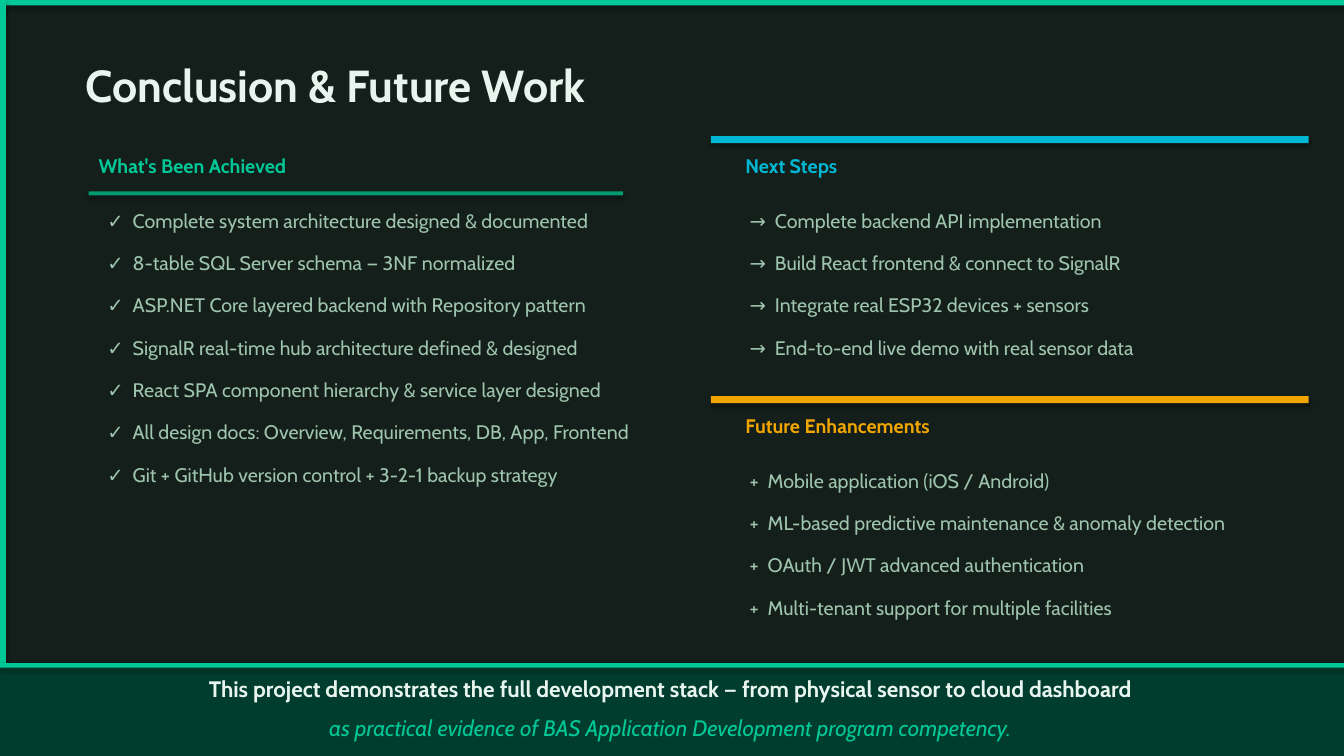
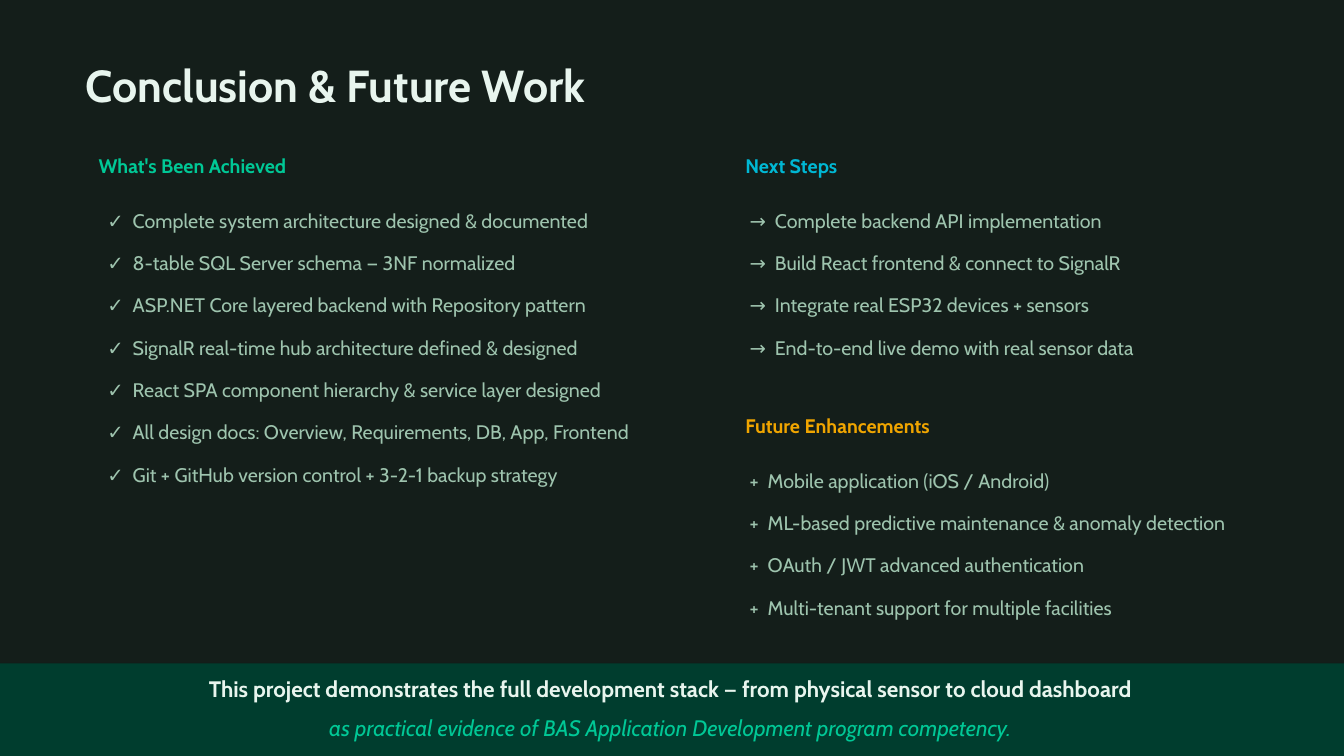
Before and after one commit to TranRTC/capstone_project, a slide deck: slide 14 of Capstone Project Presentation.pptx. Drawn at 1344x756 pixels with LibreOffice and Linux fonts; fonts in the diff are those of the drawing. Boxes give left, top, right and bottom in pixels: in the first picture for what was removed or moved away, otherwise in the second. Text is boxed around its words. In the diff, an @@ line names an element or a change of style, - is before the commit and + after.

```diff
--- a/Capstone Project Presentation.pptx
+++ b/Capstone Project Presentation.pptx
@@ rectangle removed at <box>0,0,1344,6</box> @@
@@ rectangle removed at <box>0,0,6,756</box> @@
@@ rectangle removed at <box>711,136,1309,143</box> @@
@@ rectangle removed at <box>89,192,623,196</box> @@
@@ rectangle removed at <box>711,396,1309,403</box> @@
@@ rectangle removed at <box>0,663,1344,667</box> @@
```
Also in this commit, not shown: 5 other slides changed.
